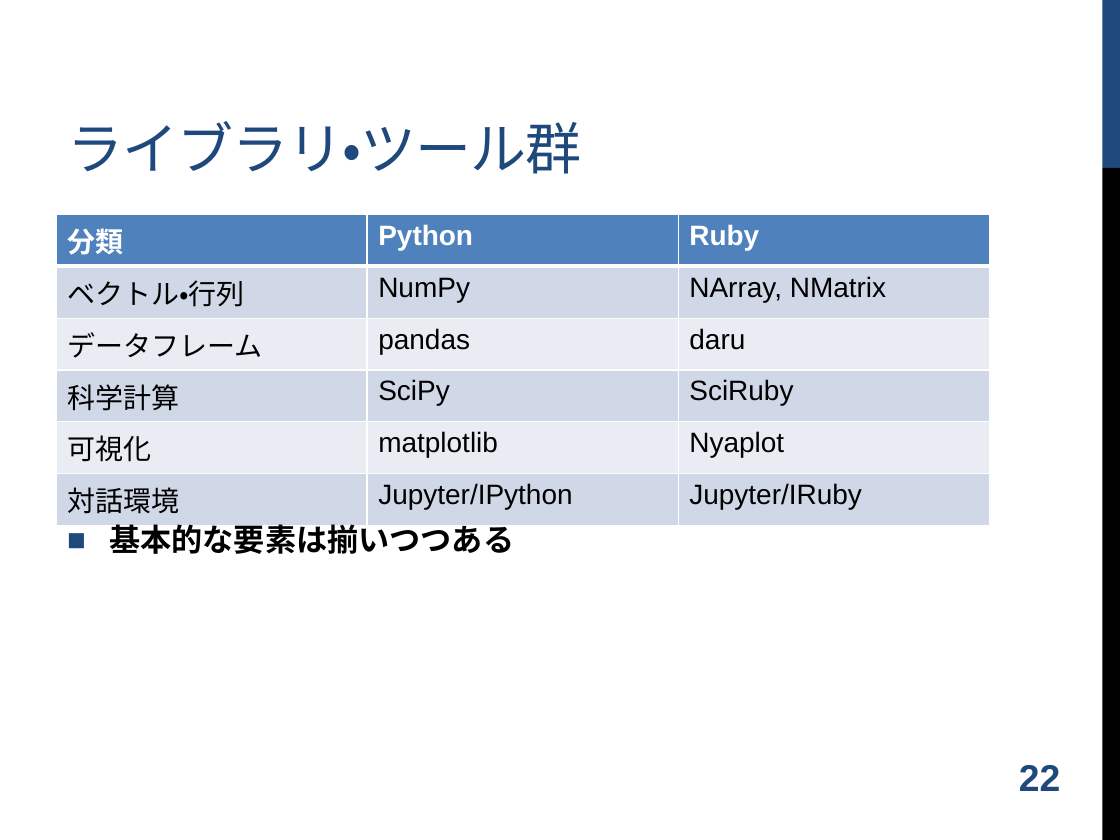
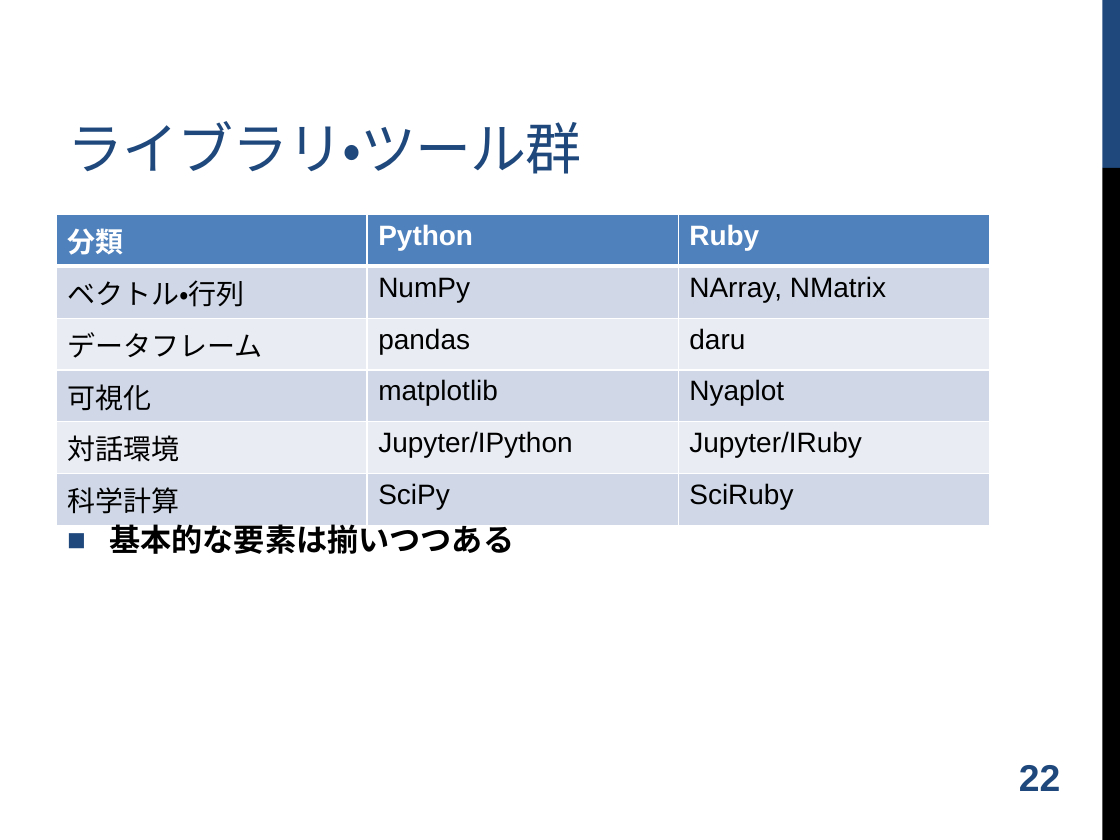
Before and after one commit to shugo/DCW2016, a slide deck: slide 23 of ruby_data_analysis.pptx. Drawn at 1120x840 pixels with LibreOffice and Linux fonts; fonts in the diff are those of the drawing; background and template pictures are left out. Boxes give left, top, right and bottom in pixels: in the first picture for what was removed or moved away, otherwise in the second. Text is boxed around its words. In the diff, an @@ line names an element or a change of style, - is before the commit and + after.

Commit message:
updated.

```diff
--- a/ruby_data_analysis.pptx
+++ b/ruby_data_analysis.pptx
@@ table at box(56, 215, 990, 518) @@
-row 4: 科学計算 | SciPy | SciRuby
+row 6: 科学計算 | SciPy | SciRuby
```
Also in this commit, not shown: 3 other slides changed, 2 slides added.
